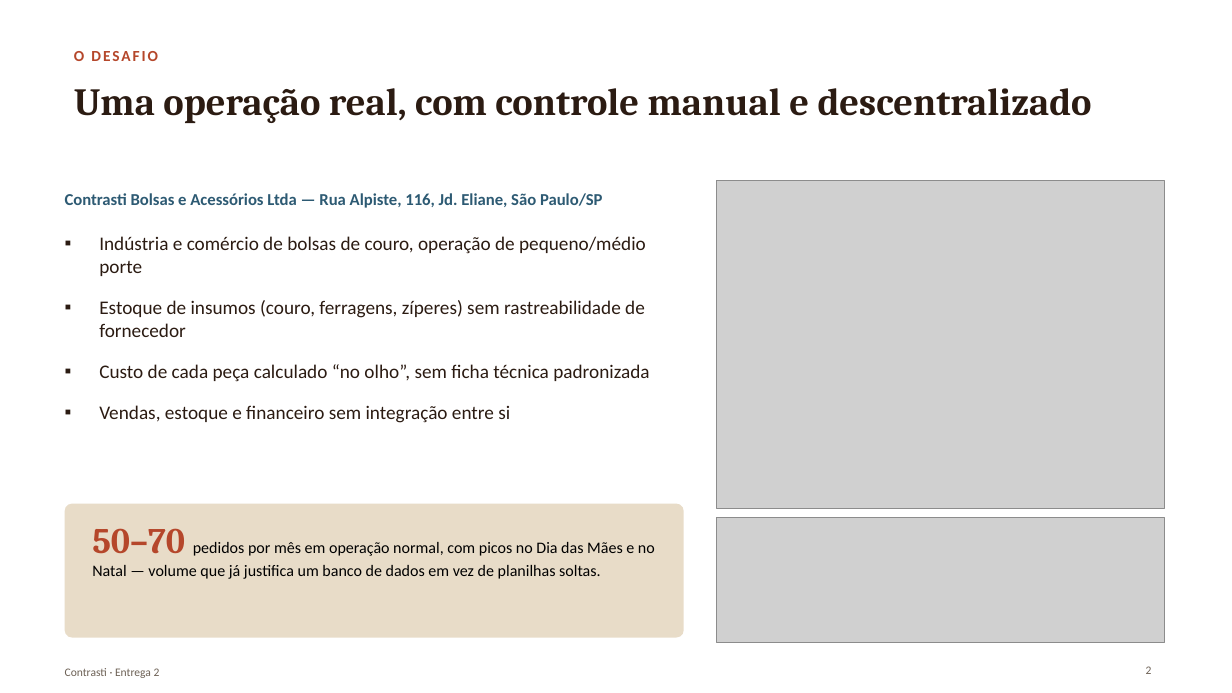
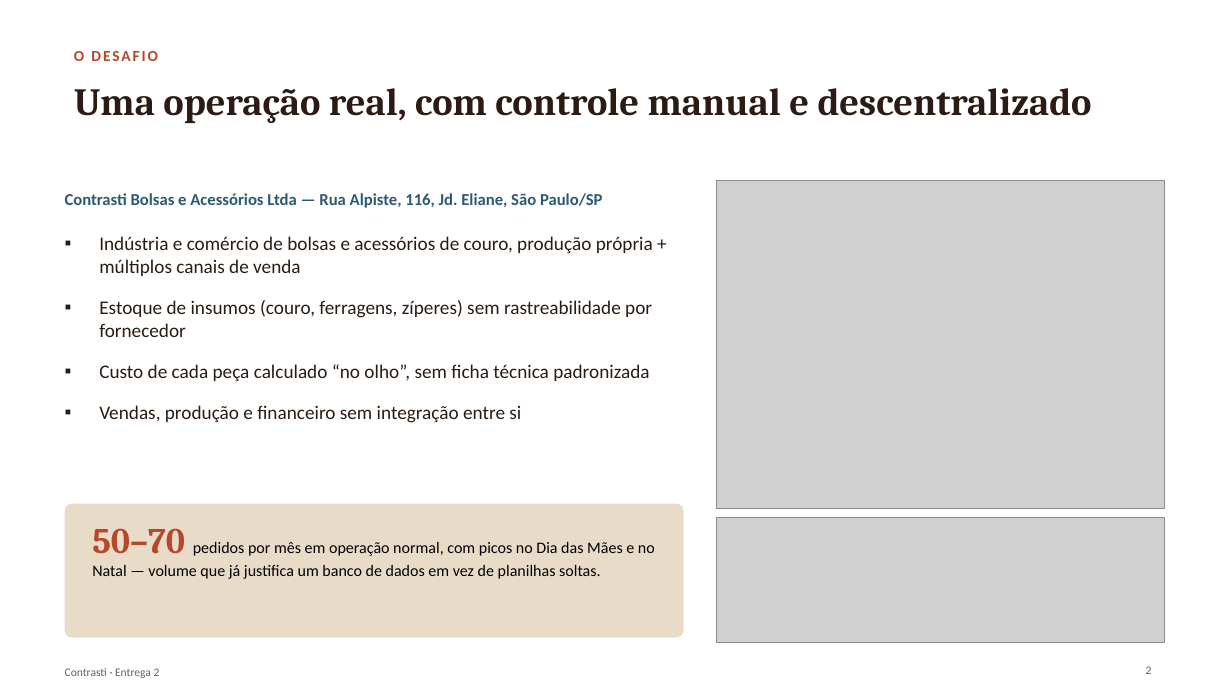
Before and after one commit to matheusmontagner8/Modelagem-de-Dados, a slide deck: slide 2 of Entrega2/apresentacao.pptx. Drawn at 1232x693 pixels with LibreOffice and Linux fonts; fonts in the diff are those of the drawing; grey boxes stand for pictures. Boxes give left, top, right and bottom in pixels: in the first picture for what was removed or moved away, otherwise in the second. Text is boxed around its words. In the diff, an @@ line names an element or a change of style, - is before the commit and + after.

```diff
--- a/Entrega2/apresentacao.pptx
+++ b/Entrega2/apresentacao.pptx
@@ text at bbox=[99, 236, 653, 337]: text changed @@
-▪ Indústria e comércio de bolsas de couro, operação de pequeno/médio porte
-▪ Estoque de insumos (couro, ferragens, zíperes) sem rastreabilidade de fornecedor
+▪ Indústria e comércio de bolsas e acessórios de couro, produção própria + múltiplos canais de venda
+▪ Estoque de insumos (couro, ferragens, zíperes) sem rastreabilidade por fornecedor
@@ text at bbox=[99, 405, 521, 423]: text changed @@
-▪ Vendas, estoque e financeiro sem integração entre si
+▪ Vendas, produção e financeiro sem integração entre si
```
Also in this commit, not shown: 8 other slides changed, 2 slides added, 5 other files.
